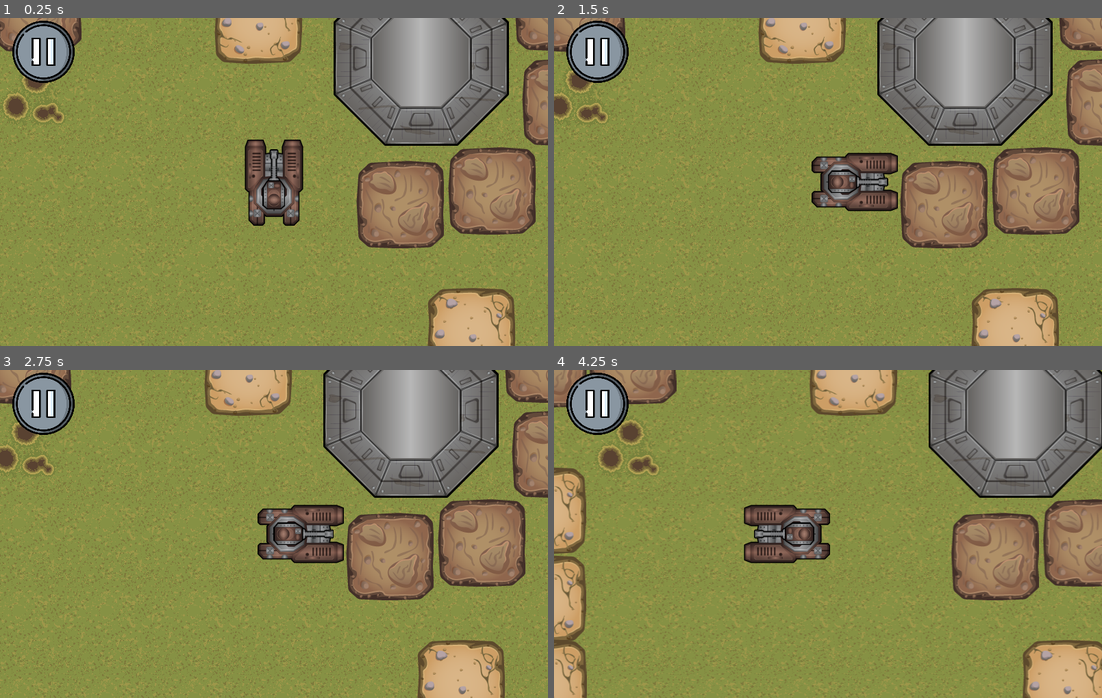
Above: before the commit, frames 1-4 (two rows, left to right).
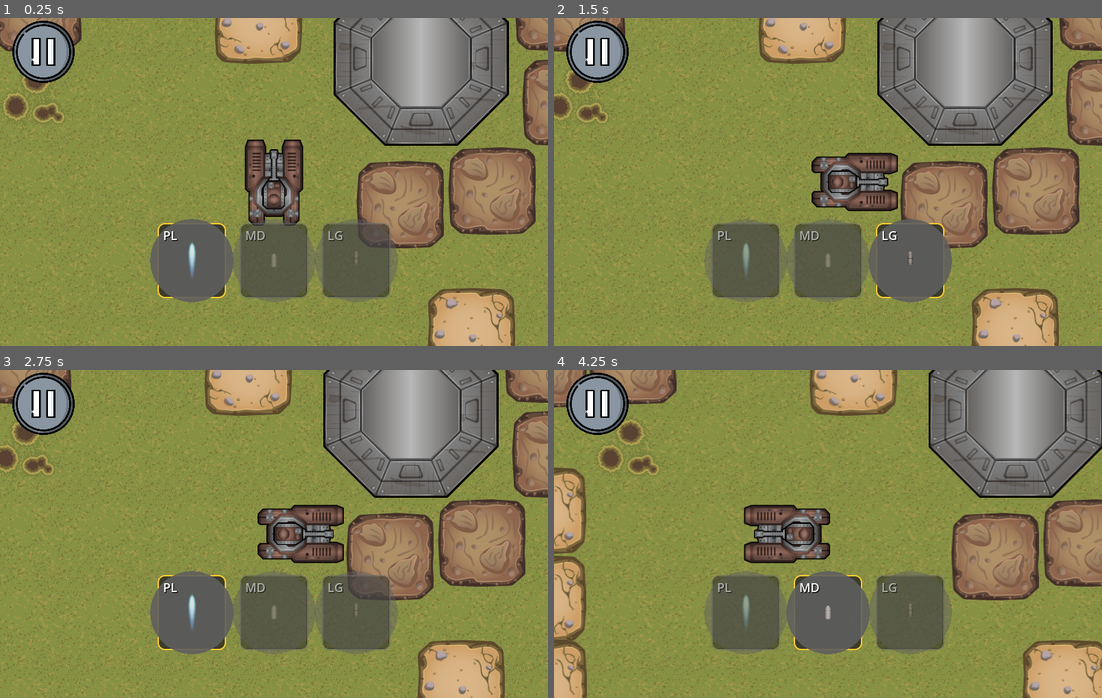
Above: after the commit, the same moments.

Repository: top-it-090304/Selyavi
Game: Godot game, scene res://scenes/Field.tscn
The game is run twice, just before and just after one commit, with the same random seed, the same clock (stepped at 60 frames per second) and the same inputs.
Inputs (mouse positions are in pixels of both pictures, inside the frame that each line leads up to):
- Up to frame 1 (0.25 s): no input
- Up to frame 2 (1.5 s): tap Enter at 0.5 s; move the mouse to (948, 165) at 0.52 s; hold D (move_right) 0.53-1.25 s; tap 1 (light_bullet) at 0.6 s; click (948, 165) at 0.67 s; drag from (718, 198) to (965, 57) at 1.27 s
- Up to frame 3 (2.75 s): tap Space at 2 s; move the mouse to (328, 461) at 2.02 s; hold D (move_right) from 2.03 s (still down); tap 3 (plasma) at 2.1 s
- Up to frame 4 (4.25 s): release D (move_right) at 2.75 s; tap Enter at 2.75 s; drag from (800, 599) to (663, 484) at 2.77 s; tap Space at 3.5 s; move the mouse to (992, 583) at 3.52 s; hold A (move_left) from 3.53 s (still down); tap 2 (medium_bullet) at 3.6 s

The runs differ from the first frame. In frame 1, 8.9% of the frame differs, in the area x 27-73%, y 61-87%; in frame 2, 9.0%; in frame 3, 8.8%; in frame 4, 9.0%.

Commit message:
redesign buttons of change bullet type

Diff:
--- a/project.godot
+++ b/project.godot
@@ -103,6 +103,8 @@
 
 [rendering]
 
+renderer/rendering_method="gl_compatibility"
+renderer/rendering_method.mobile="gl_compatibility"
 environment/defaults/default_environment="res://default_env.tres"
 quality/driver/driver_name="GLES2"
 vram_compression/import_etc=true
--- a/scenes/Field.tscn
+++ b/scenes/Field.tscn
@@ -8,13 +8,7 @@
 [ext_resource type="AudioStream" uid="uid://bxl5wv7crhm5" path="res://assets/Music/68. Sad Eyes.mp3" id="6"]
 [ext_resource type="Script" uid="uid://3wsw25sk74o6" path="res://scripts/Field.gd" id="8"]
 [ext_resource type="Texture2D" uid="uid://dsiq4t7qegc5x" path="res://assets/ButtonSprites/pause_594725.png" id="9"]
-[ext_resource type="Texture2D" uid="uid://btg7yqgvi0xgx" path="res://assets/MediumBulletToched.png" id="14"]
 [ext_resource type="PackedScene" path="res://scenes/Base.tscn" id="15"]
-[ext_resource type="Texture2D" uid="uid://cp8043eh4y6qd" path="res://assets/LightBulletUntoched.png" id="16"]
-[ext_resource type="Texture2D" uid="uid://ceytp6qxl7rpq" path="res://assets/PlasmaToched.png" id="17"]
-[ext_resource type="Texture2D" uid="uid://bu665wcsx16k6" path="res://assets/PlasmaUntoched копия.png" id="18"]
-[ext_resource type="Texture2D" uid="uid://c4nj8b1cau8t2" path="res://assets/LightBulletToched.png" id="19"]
-[ext_resource type="Texture2D" uid="uid://cykjctquwaf6p" path="res://assets/MediumBulletUntoched.png" id="20"]
 [ext_resource type="PackedScene" uid="uid://336qfi6ddylt" path="res://scenes/Tank/HUD.tscn" id="21"]
 [ext_resource type="PackedScene" uid="uid://dfpgy8w1vxtx0" path="res://scenes/Tank/Enemy.tscn" id="22_n0sxv"]
 
@@ -2266,15 +2260,6 @@
 tile_size = Vector2i(128, 128)
 sources/0 = SubResource("TileSetAtlasSource_2i15a")
 
-[sub_resource type="CircleShape2D" id="3"]
-radius = 306.08
-
-[sub_resource type="CircleShape2D" id="4"]
-radius = 306.08
-
-[sub_resource type="CircleShape2D" id="5"]
-radius = 306.08
-
 [sub_resource type="NavigationPolygon" id="2"]
 vertices = PackedVector2Array(250, 162.727, 250, 45.3203, 391.539, 220.844, 1439.5, 295.344, 1863.67, 33.2969, 1829.22, …(385 unchanged characters)…
 polygons = Array[PackedInt32Array]([PackedInt32Array(0, 1, 2), PackedInt32Array(3, 4, 5, 6), PackedInt32Array(6, 5, 7,  …(365 unchanged characters)…
@@ -2314,29 +2299,6 @@
 scale = Vector2(0.177734, 0.177734)
 texture_normal = ExtResource("9")
 
-[node name="CanvasLayer" type="CanvasLayer" parent="PlayerTank"]
-
-[node name="Plasma" type="TouchScreenButton" parent="PlayerTank/CanvasLayer"]
-position = Vector2(340, 596)
-scale = Vector2(0.273927, 0.273927)
-texture_normal = ExtResource("18")
-texture_pressed = ExtResource("17")
-shape = SubResource("3")
-
-[node name="SmallShell" type="TouchScreenButton" parent="PlayerTank/CanvasLayer"]
-position = Vector2(557, 596)
-scale = Vector2(0.274, 0.274)
-texture_normal = ExtResource("16")
-texture_pressed = ExtResource("19")
-shape = SubResource("4")
-
-[node name="MediumShell" type="TouchScreenButton" parent="PlayerTank/CanvasLayer"]
-position = Vector2(757, 596)
-scale = Vector2(0.274, 0.274)
-texture_normal = ExtResource("20")
-texture_pressed = ExtResource("14")
-shape = SubResource("5")
-
 [node name="MusicPlayer" type="AudioStreamPlayer" parent="."]
 stream = ExtResource("6")
 volume_db = -20.712
@@ -2521,6 +2483,3 @@
 position = Vector2(466, 134)
 
 [connection signal="pressed" from="PlayerTank/PauseButton/PauseButton" to="." method="_on_TouchScreenButton_pressed"]
-[connection signal="pressed" from="PlayerTank/CanvasLayer/Plasma" to="PlayerTank" method="_on_Plasma_pressed"]
-[connection signal="pressed" from="PlayerTank/CanvasLayer/SmallShell" to="PlayerTank" method="_on_SmallShell_pressed"]
-[connection signal="pressed" from="PlayerTank/CanvasLayer/MediumShell" to="PlayerTank" method="_on_MediumShell_pressed"]
--- a/scripts/Field.gd
+++ b/scripts/Field.gd
@@ -30,9 +30,7 @@
 
 	get_tree().paused = true
 
-	# CanvasLayer гарантирует отрисовку поверх всего
-	var canvas_layer = CanvasLayer.new()
-	canvas_layer.process_mode = Node.PROCESS_MODE_ALWAYS
 	_currentPause = _pauseScene.instantiate()
-	canvas_layer.add_child(_currentPause)
-	add_child(canvas_layer)
+	# PauseScreen уже является CanvasLayer, добавляем его напрямую
+	_currentPause.process_mode = Node.PROCESS_MODE_ALWAYS
+	add_child(_currentPause)
--- a/scripts/HUD.gd
+++ b/scripts/HUD.gd
@@ -5,6 +5,7 @@
 var _livesLabel: Label
 var _moneyLabel: Label
 var _player
+var _ammo_buttons = {}
 
 func _ready():
 	var healthPanel = get_node_or_null("HealthPanel")
@@ -15,6 +16,8 @@
 	_healthLabel = healthPanel.get_node_or_null("HealthLabel")
 	_livesLabel = healthPanel.get_node_or_null("LivesLabel")
 	_moneyLabel = healthPanel.get_node_or_null("MoneyLabel")
+
+	_setup_ammo_selection()
 
 	if _healthProgress == null or _healthLabel == null:
 		return
@@ -43,6 +46,10 @@
 
 		if _player.has_signal("money_changed") and not _player.money_changed.is_connected(_on_money_changed):
 			_player.money_changed.connect(_on_money_changed)
+
+		if _player.has_signal("ammo_changed") and not _player.ammo_changed.is_connected(_on_ammo_changed):
+			_player.ammo_changed.connect(_on_ammo_changed)
+			_on_ammo_changed(_player._type_bullet)
 
 		var current_health = 100
 		var max_health = 100
@@ -133,3 +140,119 @@
 			flat_style.bg_color = Color(0.2, 0.8, 0.2)
 
 		_healthProgress.add_theme_stylebox_override("fill", flat_style)
+
+func _setup_ammo_selection():
+	if has_node("AmmoPanel"):
+		get_node("AmmoPanel").queue_free()
+
+	_ammo_buttons.clear()
+
+	# Используем HBoxContainer для автоматического выравнивания и центрирования
+	var ammo_panel = HBoxContainer.new()
+	ammo_panel.name = "AmmoPanel"
+	add_child(ammo_panel)
+
+	# Центрируем панель внизу экрана (12 = PRESET_BOTTOM_CENTER)
+	ammo_panel.set_anchors_and_offsets_preset(12)
+	ammo_panel.grow_horizontal = Control.GROW_DIRECTION_BOTH
+	ammo_panel.grow_vertical = Control.GROW_DIRECTION_BEGIN
+	ammo_panel.position.y -= 70 # Опустили пониже
+	ammo_panel.alignment = BoxContainer.ALIGNMENT_CENTER
+	ammo_panel.add_theme_constant_override("separation", 20)
+
+	var textures = {
+		0: ["res://assets/PlasmaUntoched копия.png", "res://assets/PlasmaToched.png"],
+		1: ["res://assets/MediumBulletUntoched.png", "res://assets/MediumBulletToched.png"],
+		2: ["res://assets/LightBulletUntoched.png", "res://assets/LightBulletToched.png"]
+	}
+
+	var ammo_types = ["PL", "MD", "LG"]
+
+	for i in range(3):
+		var slot = Control.new()
+		slot.name = "Slot_" + str(i)
+		slot.custom_minimum_size = Vector2(100, 110)
+		ammo_panel.add_child(slot)
+
+		# Фон и рамка (Panel)
+		var bg = Panel.new()
+		bg.name = "BG"
+		bg.size = Vector2(100, 110)
+		slot.add_child(bg)
+
+		# Базовый стиль слота (темный с закругленными углами)
+		var style = StyleBoxFlat.new()
+		style.bg_color = Color(0.1, 0.1, 0.1, 0.8)
+		style.border_width_left = 2
+		style.border_width_top = 2
+		style.border_width_right = 2
+		style.border_width_bottom = 2
+		style.border_color = Color(0.4, 0.4, 0.4)
+		style.corner_radius_top_left = 10
+		style.corner_radius_top_right = 10
+		style.corner_radius_bottom_left = 10
+		style.corner_radius_bottom_right = 10
+		bg.add_theme_stylebox_override("panel", style)
+
+		# Иконка снаряда
+		var icon = Sprite2D.new()
+		icon.name = "Icon"
+		icon.texture = load(textures[i][0])
+		icon.position = Vector2(50, 55)
+		icon.scale = Vector2(0.2, 0.2)
+		slot.add_child(icon)
+
+		# Тип снаряда (текст сверху слева)
+		var label = Label.new()
+		label.text = ammo_types[i]
+		label.position = Vector2(8, 5)
+		label.add_theme_font_size_override("font_size", 18)
+		label.add_theme_color_override("font_shadow_color", Color.BLACK)
+		slot.add_child(label)
+
+		# Невидимая кнопка (TouchScreenButton) для мультитача
+		var btn = TouchScreenButton.new()
+		btn.name = "Btn"
+		# Создаем прозрачную текстуру на весь слот, чтобы убрать дефолтные голубые круги Godot
+		var transparent_img = Image.create(100, 110, false, Image.FORMAT_RGBA8)
+		btn.texture_normal = ImageTexture.create_from_image(transparent_img)
+		slot.add_child(btn)
+
+		_ammo_buttons[i] = slot
+
+		# Подключение нажатия
+		btn.pressed.connect(func(): if _player:
+			if i == 0: _player._on_Plasma_pressed()
+			elif i == 1: _player._on_MediumShell_pressed()
+			elif i == 2: _player._on_SmallShell_pressed()
+		)
+
+func _on_ammo_changed(type: int):
+	for ammo_type in _ammo_buttons:
+		var slot = _ammo_buttons[ammo_type]
+		var bg = slot.get_node("BG")
+		var icon = slot.get_node("Icon")
+
+		# Клонируем стиль, чтобы изменения одного слота не влияли на другие
+		var style = bg.get_theme_stylebox("panel").duplicate()
+
+		var textures = {
+			0: ["res://assets/PlasmaUntoched копия.png", "res://assets/PlasmaToched.png"],
+			1: ["res://assets/MediumBulletUntoched.png", "res://assets/MediumBulletToched.png"],
+			2: ["res://assets/LightBulletUntoched.png", "res://assets/LightBulletToched.png"]
+		}
+
+		if ammo_type == type:
+			# Активный слот: золотая рамка и яркая иконка
+			style.border_color = Color(1.0, 0.8, 0.2)
+			style.bg_color = Color(0.2, 0.2, 0.15, 0.9)
+			icon.texture = load(textures[ammo_type][1])
+			slot.modulate.a = 1.0
+		else:
+			# Неактивный слот: серая рамка и прозрачность
+			style.border_color = Color(0.4, 0.4, 0.4)
+			style.bg_color = Color(0.1, 0.1, 0.1, 0.8)
+			icon.texture = load(textures[ammo_type][0])
+			slot.modulate.a = 0.6
+
+		bg.add_theme_stylebox_override("panel", style)
--- a/scripts/Tank/Player.gd
+++ b/scripts/Tank/Player.gd
@@ -4,6 +4,7 @@
 signal health_changed(current_health, max_health)
 signal lives_changed(current_lives)
 signal money_changed(current_money)
+signal ammo_changed(type)
 
 # region private fields
 var _speed: int = 250
@@ -216,14 +217,17 @@
 func _on_Plasma_pressed():
 	_type_bullet = PLASMA
 	_shoot_timer.start()
+	ammo_changed.emit(_type_bullet)
 
 func _on_SmallShell_pressed():
 	_type_bullet = LIGHT
 	_shoot_timer.start()
+	ammo_changed.emit(_type_bullet)
 
 func _on_MediumShell_pressed():
 	_type_bullet = MEDIUM
 	_shoot_timer.start()
+	ammo_changed.emit(_type_bullet)
 
 func _move():
 	var input_dir = Vector2.ZERO
Not shown: 1 places in scenes/Field.tscn that only renumber resources
